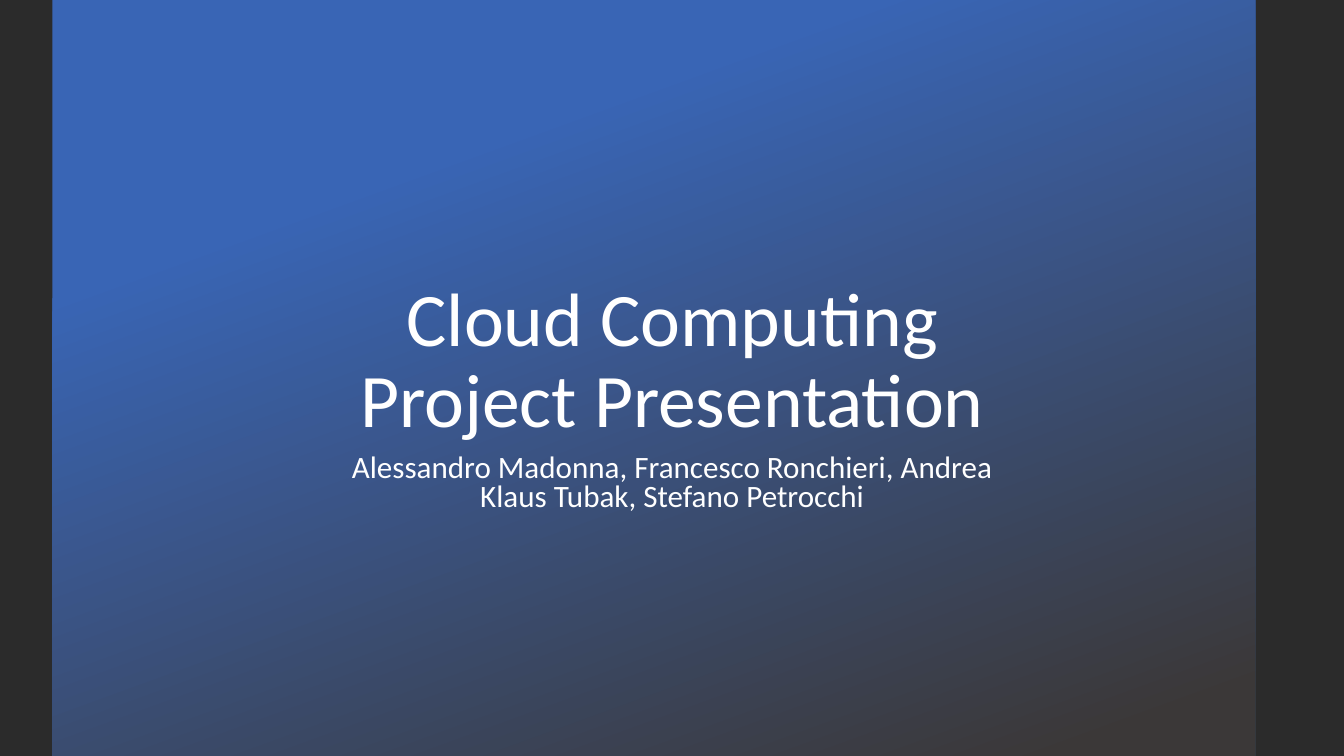
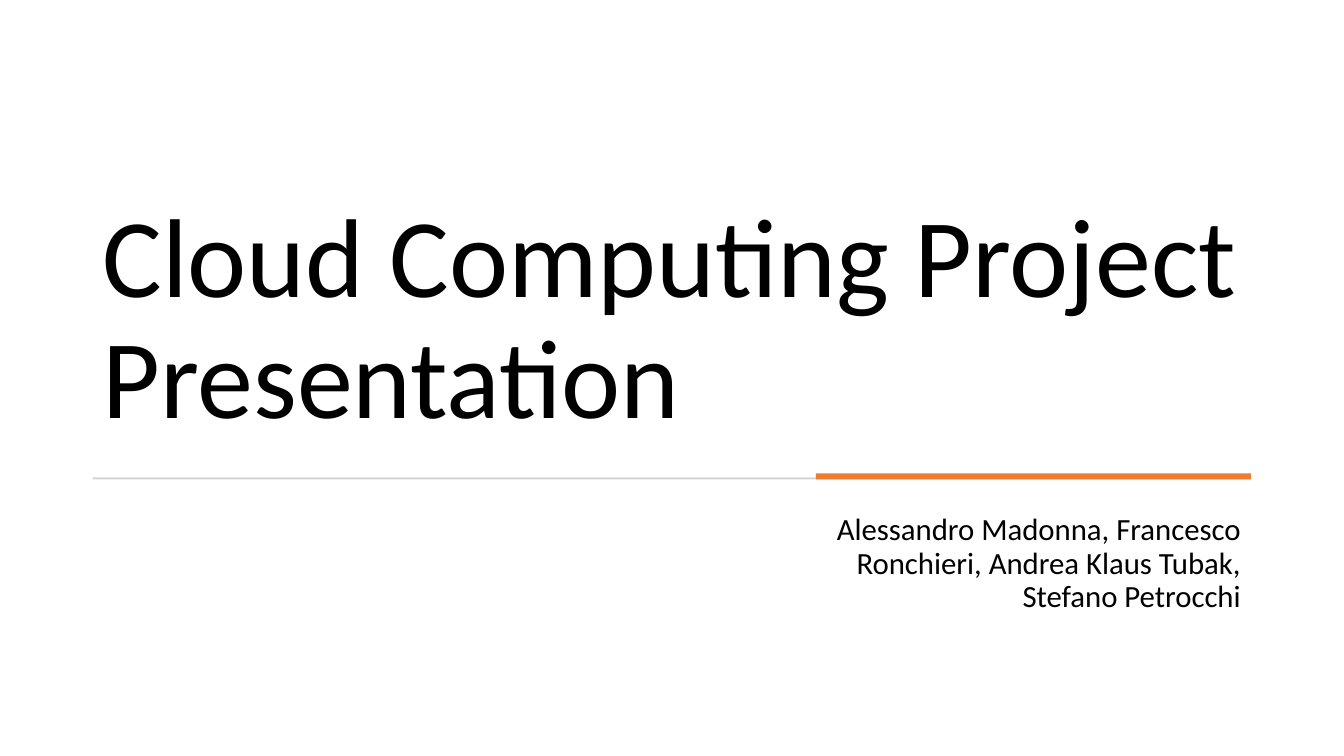
Before and after one commit to unipi-fr/CloudProgramming, a slide deck: slide 1 of Presentazione/CCPresentation.pptx. Drawn at 1344x756 pixels with LibreOffice and Linux fonts; fonts in the diff are those of the drawing; background and template pictures are left out; a plain dark background stands for a picture behind light text. Boxes give left, top, right and bottom in pixels: in the first picture for what was removed or moved away, otherwise in the second. Text is boxed around its words. In the diff, an @@ line names an element or a change of style, - is before the commit and + after.

Commit message:
Presentazione

```diff
--- a/Presentazione/CCPresentation.pptx
+++ b/Presentazione/CCPresentation.pptx
@@ background picture (left out) to #FFFFFF @@
@@ rectangle removed at bbox=[52, 0, 1255, 756] @@
@@ title "Cloud Computing Project Presentation": place and size @@
-title "Cloud Computing Project Presentation" at bbox=[360, 293, 984, 440]
+title "Cloud Computing Project Presentation" at bbox=[102, 219, 1236, 419]
@@ title "Cloud Computing Project Presentation" at bbox=[102, 219, 1236, 419]: size 54 to 80 pt, text colour #FFFFFF to #000000; alignment centre to left @@
@@ rectangle added at bbox=[93, 478, 1251, 480], fill #D5D5D5 @@
@@ rectangle added at bbox=[816, 474, 1251, 480], fill #ED7D31 @@
@@ subtitle "Alessandro Madonna, Francesco Ronchieri, Andrea ...": place and size @@
-subtitle "Alessandro Madonna, Francesco Ronchieri, Andrea ..." at bbox=[352, 456, 992, 511]
+subtitle "Alessandro Madonna, Francesco Ronchieri, Andrea ..." at bbox=[837, 518, 1241, 608]
@@ subtitle "Alessandro Madonna, Francesco Ronchieri, Andrea ..." at bbox=[837, 518, 1241, 608]: size 22.2 to 22 pt, text colour #FFFFFF to #000000; alignment centre to right; line spacing 0.8 to 0.9 @@
```
Also in this commit, not shown: 1 other slide changed, 3 slides added, 3 other files.
